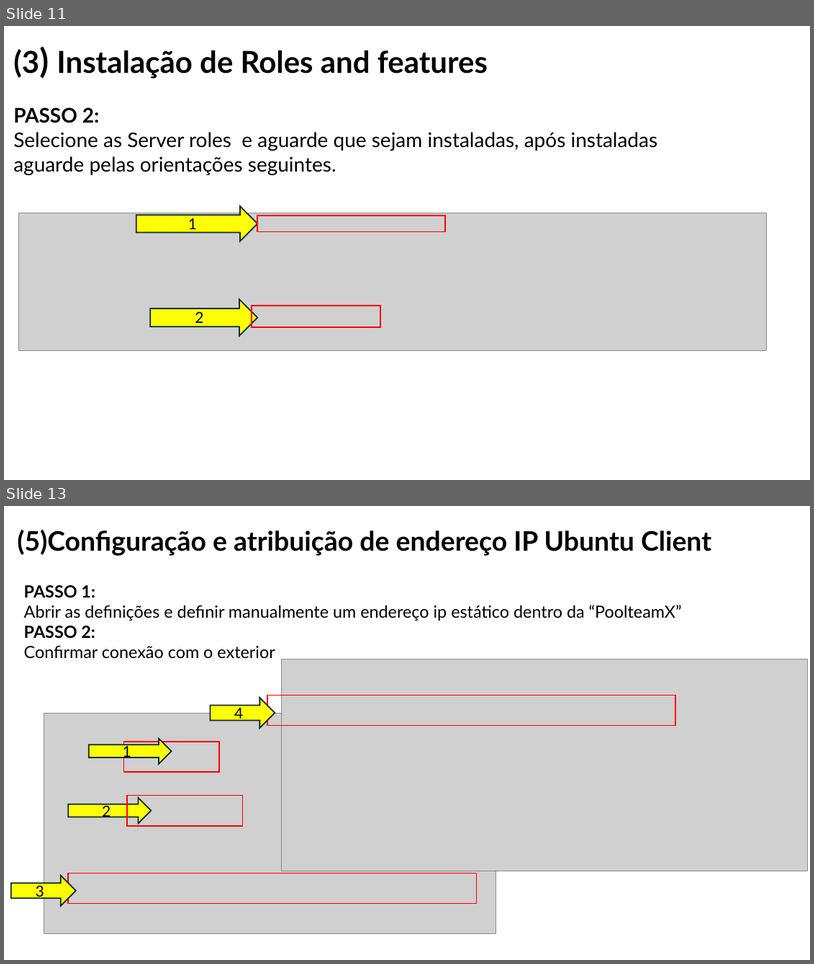
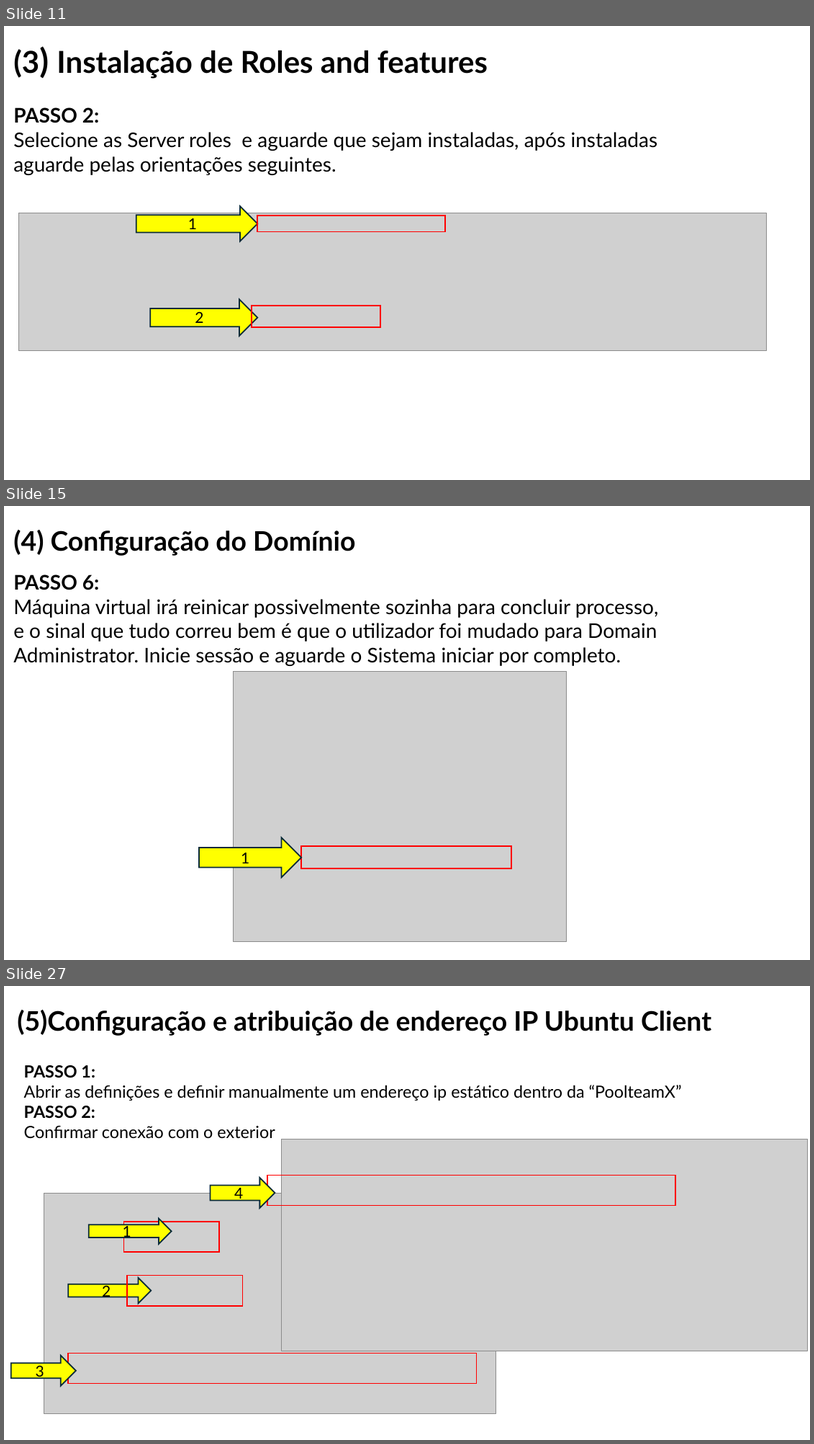
Before and after one commit to orlandonss/TrabalhoSR2, a slide deck: Relatorio_Tutoriais_Workshop/WORKSHOP WINDOWS AD DS & LINUX SERVICES.pptx. Shown one above the other, each under a label of ours: slides 11 and 13 before the commit, slides 11, 15 and 27 after it; the slides between them are not shown. The pictures are 814x964 and 814x1444 pixels, drawn with LibreOffice and Linux fonts; fonts in the diff are those of the drawing; grey boxes stand for pictures. Boxes give left, top, right and bottom in pixels: in the first picture for what was removed or moved away, otherwise in the second. Text is boxed around its words. In the diff, an @@ line names an element or a change of style, - is before the commit and + after.

```diff
--- a/Relatorio_Tutoriais_Workshop/WORKSHOP WINDOWS AD DS & LINUX SERVICES.pptx
+++ b/Relatorio_Tutoriais_Workshop/WORKSHOP WINDOWS AD DS & LINUX SERVICES.pptx
@@ slide 15 added at <box>4,506,810,960</box>, background #FFFFFF @@
@@ title added at <box>13,530,355,556</box>, 32 pt, text #000000, bold @@
+(4) Configuração do Domínio
@@ text added at <box>13,574,659,666</box>, 24 pt, text #000000 @@
+PASSO 6:
+Máquina virtual irá reinicar possivelmente sozinha para concluir processo,
+e o sinal que tudo correu bem é que o utilizador foi mudado para Domain Administrator. Inicie sessão e aguarde o Sistema iniciar por completo.
@@ picture added at <box>234,671,567,942</box> @@
@@ right arrow added at <box>199,837,301,878</box>, fill #FFFF00, outline #092A39 1.5 pt, 18 pt, text #000000 @@
+1
@@ rectangle added at <box>301,846,512,868</box>, outline #FF0000 1.5 pt @@
@@ what was slide 13 is now slide 27 @@
```
Also in this commit, not shown: 14 other slides added, 1 slide removed, 2 other files.
